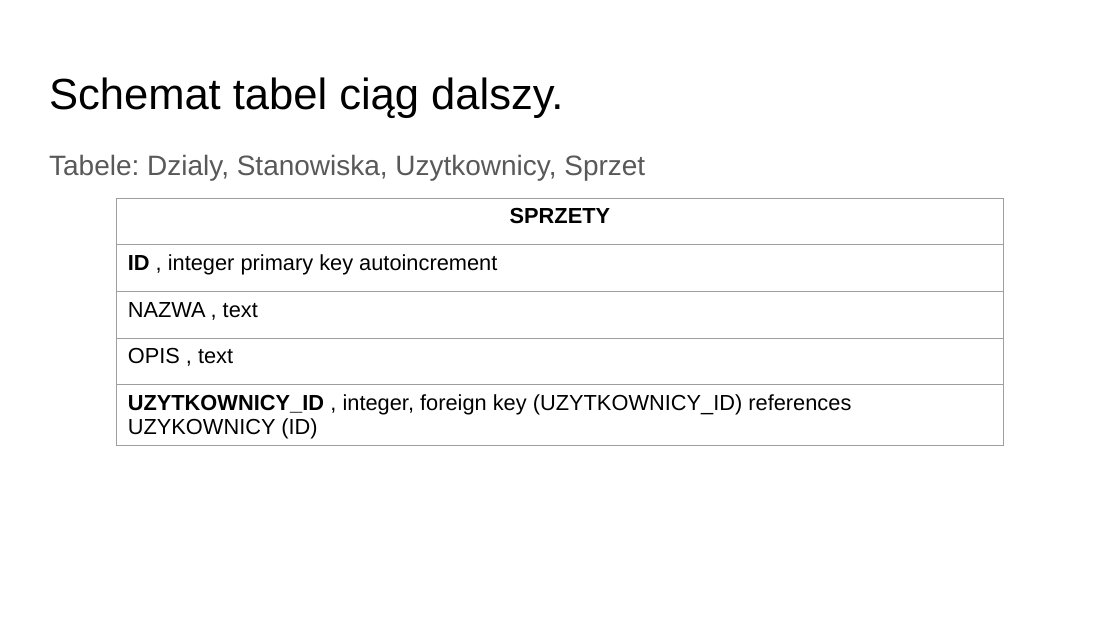
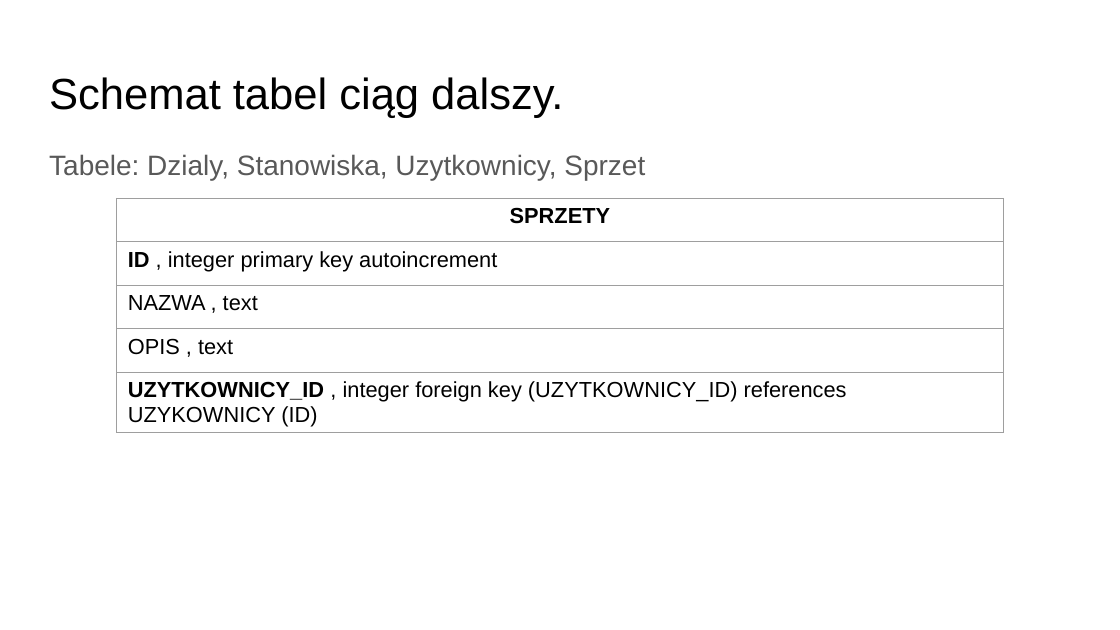
Before and after one commit to PrzemekN/wyposazenie, a slide deck: slide 5 of Projekt bazy danych Wyposazenie.pptx. Drawn at 1120x630 pixels with LibreOffice and Linux fonts; fonts in the diff are those of the drawing. Boxes give left, top, right and bottom in pixels: in the first picture for what was removed or moved away, otherwise in the second. Text is boxed around its words. In the diff, an @@ line names an element or a change of style, - is before the commit and + after.

```diff
--- a/Projekt bazy danych Wyposazenie.pptx
+++ b/Projekt bazy danych Wyposazenie.pptx
@@ table at box(116, 198, 1004, 431) @@
-row 5, column 1: UZYTKOWNICY_ID , integer, foreign key (UZYTKOWNICY_ID) references UZYKOWNICY (ID)
+row 5, column 1: UZYTKOWNICY_ID , integer foreign key (UZYTKOWNICY_ID) references UZYKOWNICY (ID)
```
Also in this commit, not shown: 5 other slides changed, 1 other file.
